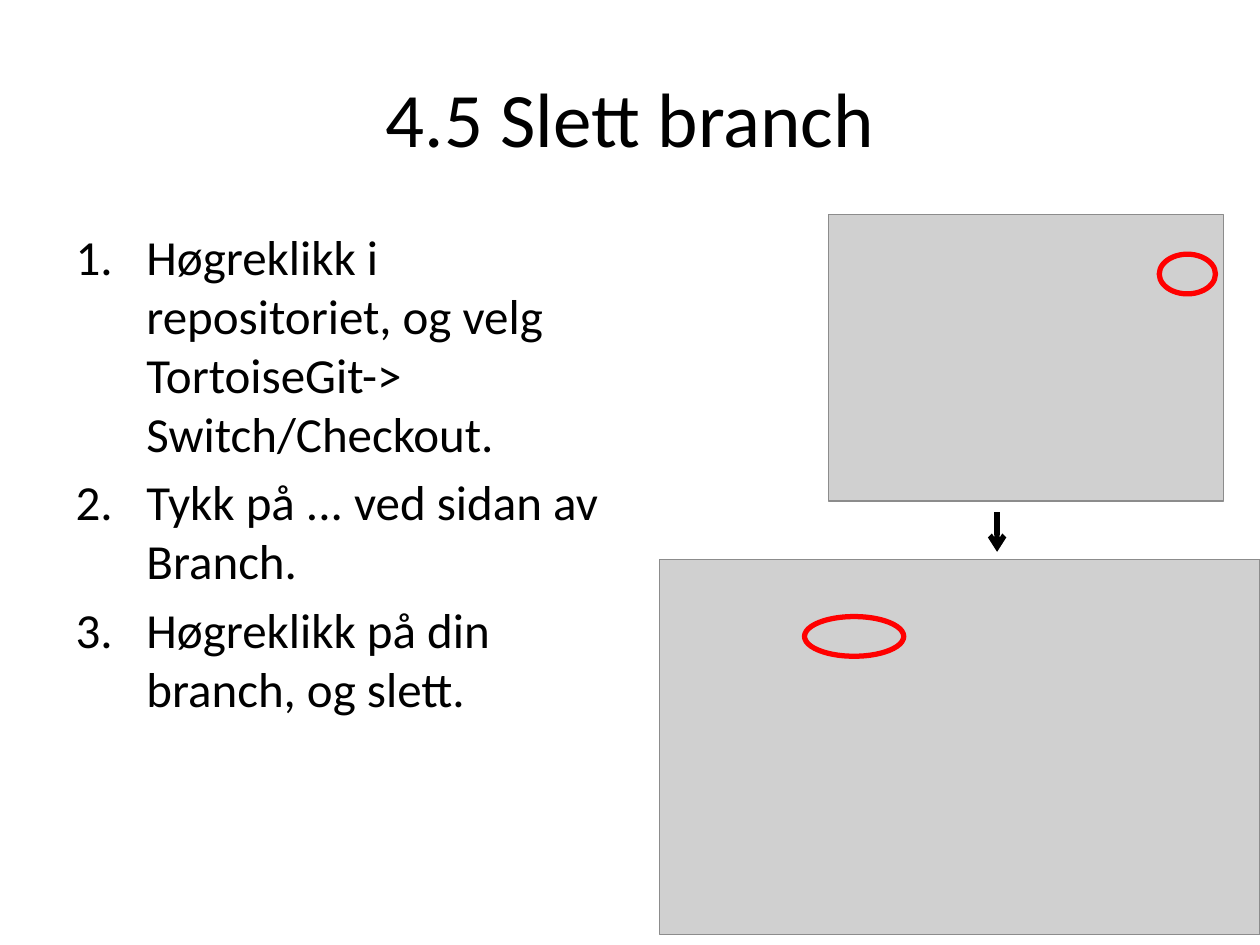
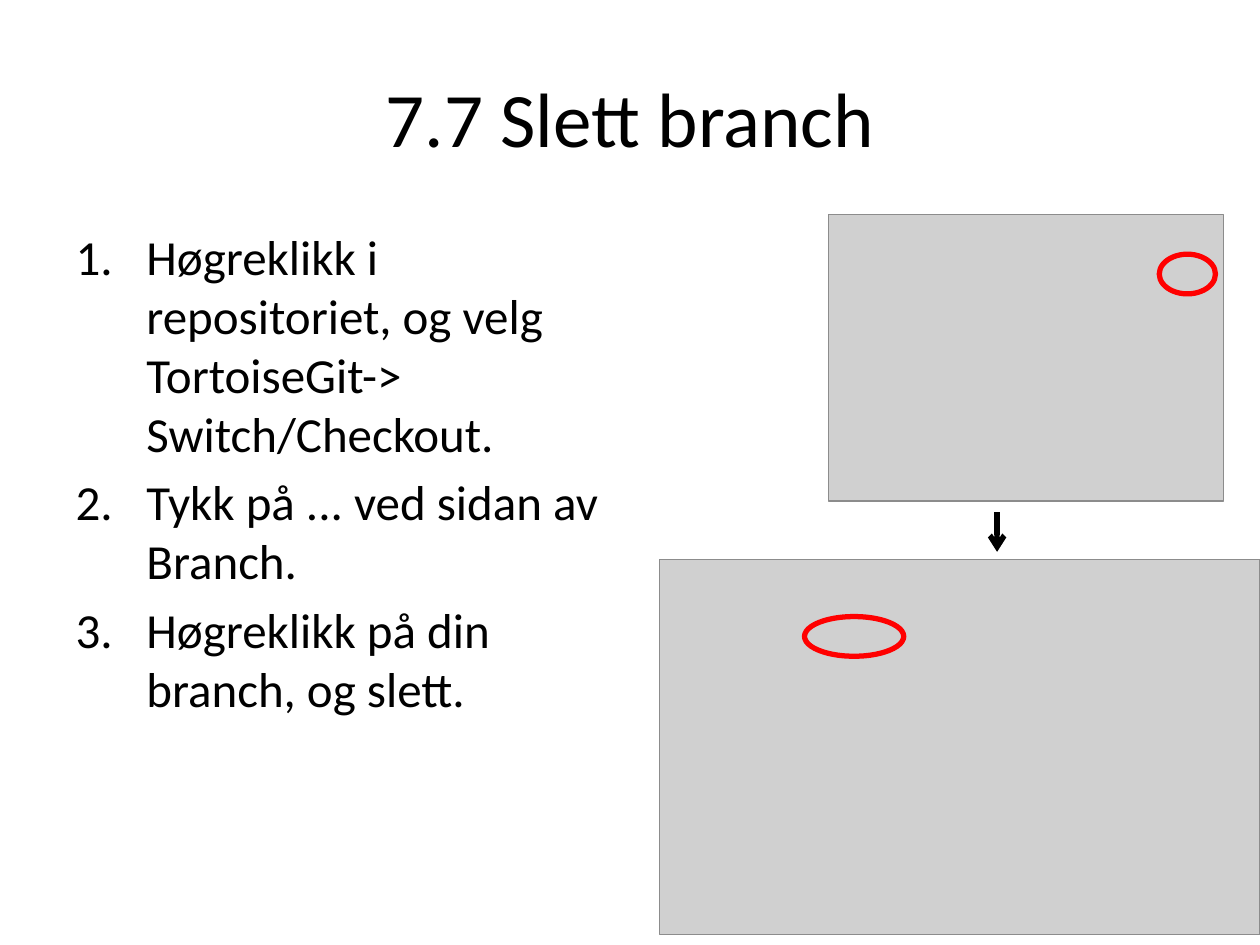
Before and after one commit to CRAVA/crava, a slide deck: slide 13 of doc/Gitforsmarties.pptx (slide 10 before the commit). Drawn at 1260x945 pixels with LibreOffice and Linux fonts; fonts in the diff are those of the drawing; grey boxes stand for pictures. Boxes give left, top, right and bottom in pixels: in the first picture for what was removed or moved away, otherwise in the second. Text is boxed around its words. In the diff, an @@ line names an element or a change of style, - is before the commit and + after.

Commit message:
CRA-541: Changed procedure by now merging branch into master before pulling from upstream, and then committing before pushing to origin. Also added graphical illustration of process.

```diff
--- a/doc/Gitforsmarties.pptx
+++ b/doc/Gitforsmarties.pptx
@@ title at [386,93,874,148]: text changed @@
-4.5 Slett branch
+7.7 Slett branch
```
Also in this commit, not shown: 8 other slides changed, 4 slides added.
